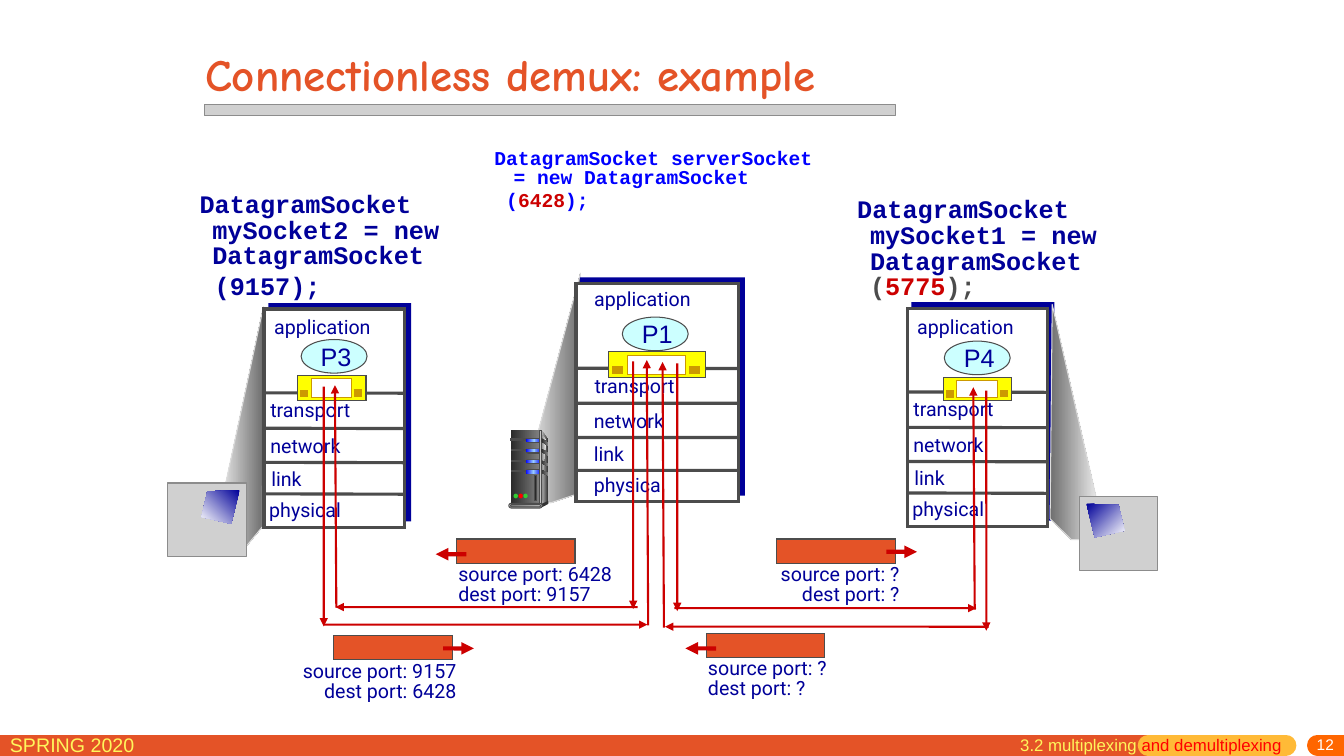
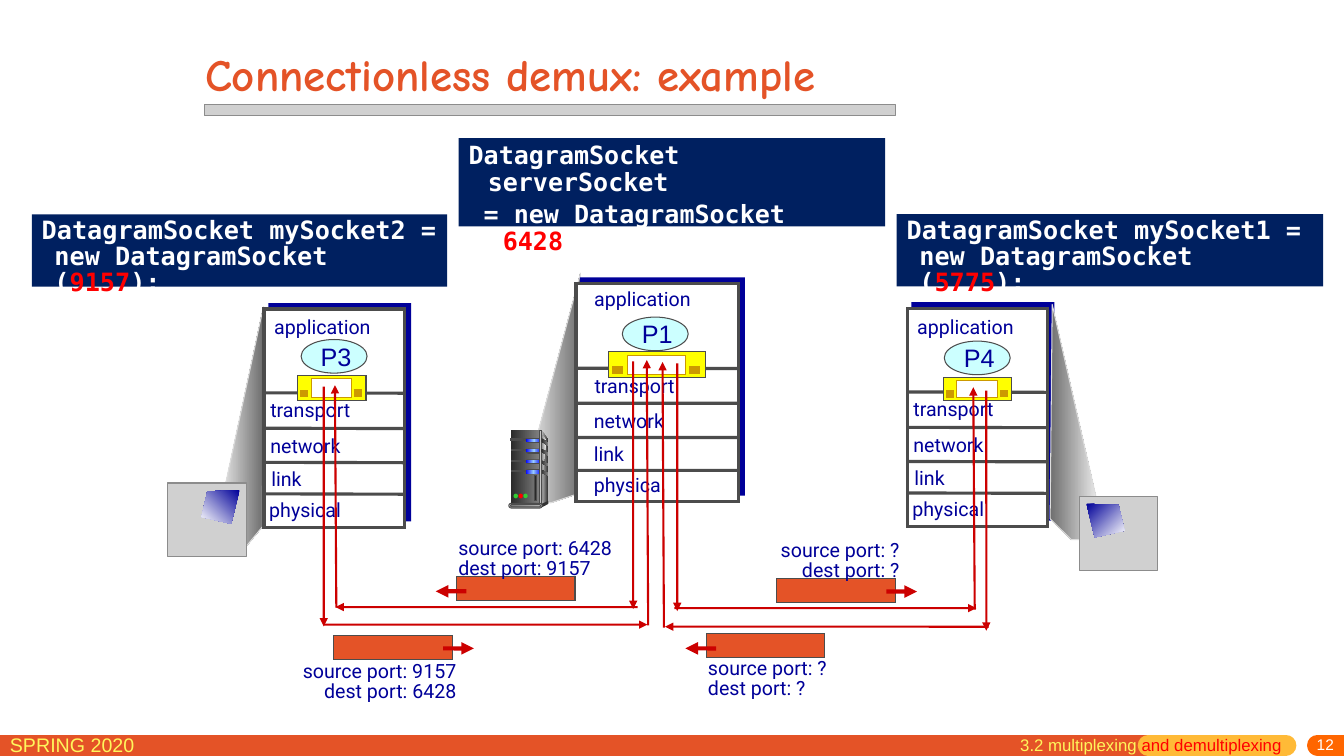
Before and after one commit to network-distributed/presentations, a slide deck: slide 12 of chapter3.pptx. Drawn at 1344x756 pixels with LibreOffice and Linux fonts; fonts in the diff are those of the drawing; grey boxes stand for pictures. Boxes give left, top, right and bottom in pixels: in the first picture for what was removed or moved away, otherwise in the second. Text is boxed around its words. In the diff, an @@ line names an element or a change of style, - is before the commit and + after.

```diff
--- a/chapter3.pptx
+++ b/chapter3.pptx
@@ text "DatagramSocket serverSocket": place and size @@
-text "DatagramSocket serverSocket" at (494,151,812,211)
+text "DatagramSocket serverSocket" at (459,138,885,227)
@@ text "DatagramSocket serverSocket" at (459,138,885,227): fill none to #002060 @@
@@ text at (469,145,785,251): text changed; size 14 to 17.9 pt; font Courier New to DejaVu Sans Mono; text colour #0000FF to #FFFFFF @@
-DatagramSocket serverSocket = new DatagramSocket
-(6428);
+DatagramSocket serverSocket
+= new DatagramSocket (6428);
@@ rectangle "DatagramSocket mySocket2 = new DatagramSocket ..." at (32,215,448,287): fill none to #002060 @@
@@ rectangle "DatagramSocket mySocket2 = new DatagramSocket ...": place and size @@
-rectangle "DatagramSocket mySocket2 = new DatagramSocket ..." at (200,194,439,304)
+rectangle "DatagramSocket mySocket2 = new DatagramSocket ..." at (32,215,448,287)
@@ text in rectangle at (42,220,406,297): text changed; font Courier New to DejaVu Sans Mono; text colour #000099 to #FFFFFF @@
-DatagramSocket mySocket2 = new DatagramSocket
-(9157);
+DatagramSocket mySocket2 = new DatagramSocket (9157);
@@ rectangle "DatagramSocket mySocket1 = new DatagramSocket ...": place and size @@
-rectangle "DatagramSocket mySocket1 = new DatagramSocket ..." at (857,200,1096,304)
+rectangle "DatagramSocket mySocket1 = new DatagramSocket ..." at (897,214,1324,286)
@@ rectangle "DatagramSocket mySocket1 = new DatagramSocket ..." at (897,214,1324,286): font Courier New to DejaVu Sans Mono; text colour #000099 to #FFFFFF in "DatagramSocket mySocket1 = new DatagramSocket"; text colour #4C4C4C to #FFFFFF, text colour #CC0000 to #FF0000 in "(5775);"; fill none to #002060 @@
@@ text "source port: 6428" rewrapped from (458,563,612,607) to (458,541,612,581) @@
@@ text "source port: ?": place and size @@
-text "source port: ?" at (781,563,886,605)
+text "source port: ?" at (781,544,886,583)
@@ arrow moved from (436, 555) - (467, 555) to (436, 592) - (467, 592) @@
@@ 2 rectangles, 1 arrow: place and size @@
-2 rectangles, 1 arrow at (457,539,918,564)
+2 rectangles, 1 arrow at (457,577,918,603)
```
Also in this commit, not shown: 58 other slides changed, 9 slides added, 2 other files.
